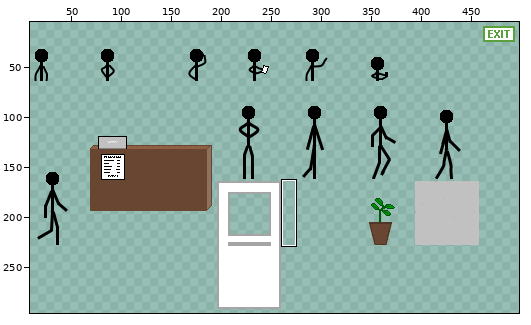
Sprite sheet -- GMTK2024.Shared/Content/Background.png. The first picture is a wide view before the edit; the outline marks the close-up.
Close-up. Before the edit:
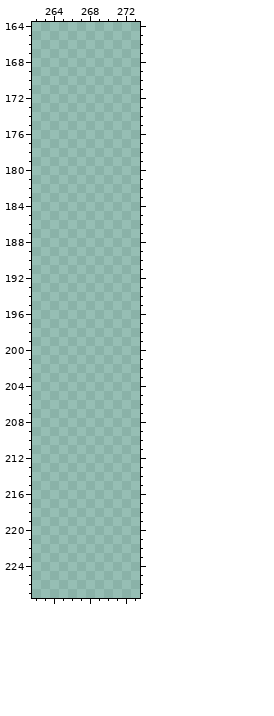
The file is 512x512 pixels. Pixels under 10% opacity are left out. Colours within 5 levels of each other are drawn and written as one. Shown: x 262..273, y 164..227. The old version is drawn lined up with the new one. The wide view leaves out empty margins. The commit also changed other parts of the picture, which this record leaves out.
The same view after the edit:
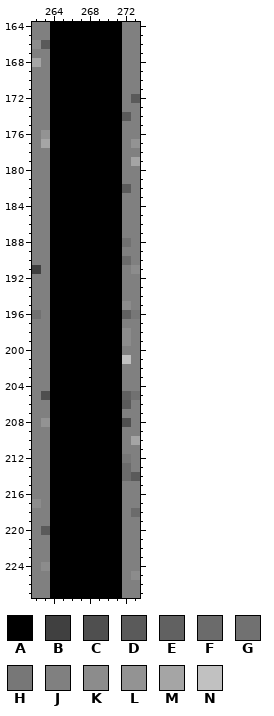
Palette (. is transparent): A #000000  B #404040  C #4f4f4f  D #5a5a5a  E #616161  F #6b6b6b  G #717171  H #777777  J #808080  K #8c8c8c  L #939393  M #a5a5a5  N #c1c1c1
From old to new:
drawings rearranged on the sheet (the old picture shows each at its new place)
Colour A is added in rows 164 to 227 at x 264 to 271.
Colour B is added in row 191 at x 262.
Colour C is added in row 205 at x 263; in row 208 at x 272.
Colour D is added in row 166 at x 263; in row 172 at x 273; in row 174 at x 272; in row 182 at x 272; in row 206 at x 272; in row 214 at x 273.
Colour D is added in row 220 at x 263.
Colour E is added in row 196 at x 272; in row 205 at x 272.
Colour F is added in row 190 at x 272; in rows 213 to 214 at x 272; in row 218 at x 273.
Colour G is added in row 188 at x 272; in row 196 at x 262; in row 205 at x 273.
Colour H is added in row 196 at x 273; in row 212 at x 272.
Colour J is added in rows 164 to 165 at x 262 to 263 and 272 to 273; in row 166 at x 272 to 273; in row 167 at x 262 to 263 and 272 to 273; in row 168 at x 263 and 272 to 273; in rows 169 to 171 at x 262 to 263 and 272 to 273; in row 172 at x 262 to 263 and 272.
Colour J is added in row 173 at x 262 to 263 and 272 to 273; in row 174 at x 262 to 263 and 273; in row 175 at x 262 to 263 and 272 to 273; in row 176 at x 262 and 272 to 273; in row 177 at x 262 and 272; in row 178 at x 262 to 263 and 272 to 273.
Colour J is added in row 179 at x 262 to 263 and 272; in rows 180 to 181 at x 262 to 263 and 272 to 273; in row 182 at x 262 to 263 and 273; in rows 183 to 187 at x 262 to 263 and 272 to 273; in row 188 at x 262 to 263 and 273; in row 189 at x 262 to 263 and 272 to 273.
Colour J is added in row 190 at x 262 to 263 and 273; in row 191 at x 263 and 272; in rows 192 to 194 at x 262 to 263 and 272 to 273; in row 195 at x 262 to 263 and 273; in row 196 at x 263; in row 197 at x 262 to 263 and 272 to 273.
Colour J is added in rows 198 to 199 at x 262 to 263 and 273; in row 200 at x 262 to 263 and 272 to 273; in row 201 at x 262 to 263 and 273; in rows 202 to 204 at x 262 to 263 and 272 to 273; in row 205 at x 262; in row 206 at x 262 to 263 and 273.
Colour J is added in row 207 at x 262 to 263 and 272 to 273; in row 208 at x 262 and 273; in row 209 at x 262 to 263 and 272 to 273; in row 210 at x 262 to 263 and 272; in row 211 at x 262 to 263 and 272 to 273; in rows 212 to 213 at x 262 to 263 and 273.
Colour J is added in row 214 at x 262 to 263; in rows 215 to 216 at x 262 to 263 and 272 to 273; in row 217 at x 263 and 272 to 273; in row 218 at x 262 to 263 and 272; in row 219 at x 262 to 263 and 272 to 273; in row 220 at x 262 and 272 to 273.
Colour J is added in rows 221 to 223 at x 262 to 263 and 272 to 273; in row 224 at x 262 and 272 to 273; in row 225 at x 262 to 263 and 272; in rows 226 to 227 at x 262 to 263 and 272 to 273.
Colour K is added in row 166 at x 262; in row 191 at x 273; in row 195 at x 272; in rows 198 to 199 at x 272; in row 217 at x 262; in row 224 at x 263.
Colour K is added in row 225 at x 273.
Colour L is added in row 176 at x 263; in row 177 at x 273; in row 208 at x 263.
Colour M is added in row 168 at x 262; in row 177 at x 263; in row 179 at x 273; in row 210 at x 273.
Colour N is added in row 201 at x 272.
Changed places in both close-ups, as pixel boxes (x1, y1, x2, y2):
added: (32, 22, 140, 598)
